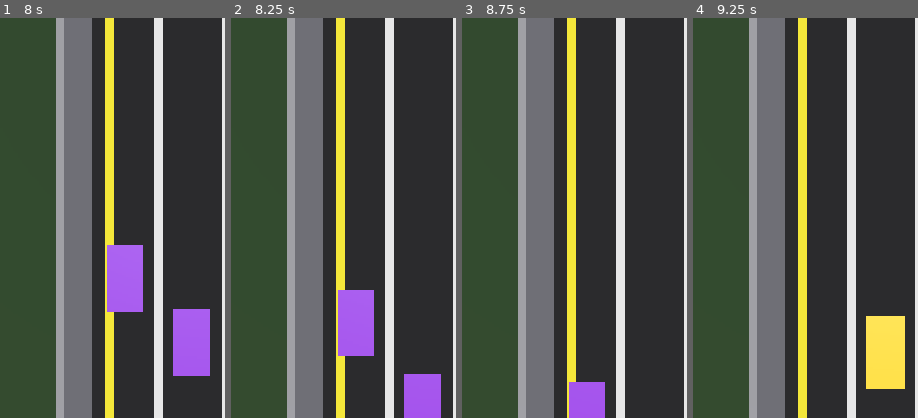
Above: before the commit, frames 1-4 (left to right).
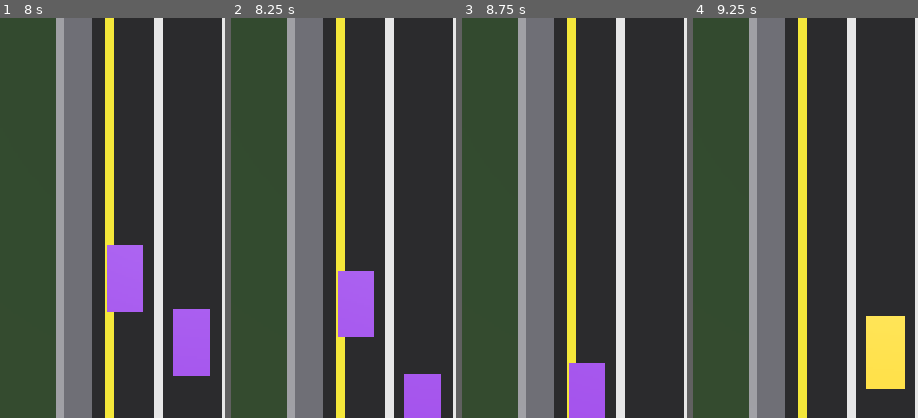
Above: after the commit, the same moments.

Repository: mibazarow/car-game
Game: Godot game, scene res://scenes/Main.tscn
Same seed, same stepped clock (60 frames per second), same inputs: the game is played once before the commit and once after it.
Inputs:
- Up to frame 1 (8 s): click "Играть" at 0.5 s; tap Enter (ui_accept) at 1.25, 1.52, 2.27, 4.52, 5.27, 6.02 s; hold Right (move_right) 1.28-2.03 s; tap P at 1.35, 2.85, 5.1, 6.6 s; hold Left (move_left) 2.03-2.78 s; tap R at 2.1, 4.35, 5.85 s; hold Right (move_right) 2.78-3.5 s; click "Заново" at 3.5 s; hold Right (move_right) 4.28-5.03 s; hold Left (move_left) 5.03-7.25 s; click "Заново" at 7.25 s
- Up to frame 2 (8.25 s): hold Right (move_right) from 8.03 s (still down); tap R at 8.1 s
- Up to frame 3 (8.75 s): keep holding Right (move_right); tap Enter (ui_accept) at 8.27 s
- Up to frame 4 (9.25 s): keep holding Right (move_right); tap P at 8.85 s; tap Enter (ui_accept) at 9.02 s
The pictures show only the part of the screen within x 0-50%, y 50-100%; the shares and areas given below are measured in that part.

Frame 1 is identical in both runs. In frame 2, 1.5% of the frame differs, in the area x 47-64%, y 63-85%; in frame 3, 0.8%; in frame 4, nothing differs.

Commit message:
Traffic: no adjacent-lane cars in the danger zone — kills checkmate even at edges

Diff:
--- a/scripts/traffic/traffic_car.gd
+++ b/scripts/traffic/traffic_car.gd
@@ -89,8 +89,13 @@
 
 	var next_z: float = position.z + speed_z * delta
 	# Anti-checkmate: a car about to enter the player's danger zone holds just
-	# above it if the zone is already full, so 3 cars can never align at once.
-	if position.z < DANGER_Z_MIN and next_z >= DANGER_Z_MIN and _count_in_danger_zone() >= MAX_IN_ZONE:
+	# above it if the zone is full OR the car would sit next to (adjacent lane)
+	# another car already in the zone. This guarantees no 2 cars in adjacent
+	# lanes can ever align at the player's row, so the player always has a free
+	# lane to dodge into — no "checkmate" even at the edge lanes.
+	var will_overfill: bool = _count_in_danger_zone() >= MAX_IN_ZONE
+	var will_pair: bool = _adjacent_occupied()
+	if position.z < DANGER_Z_MIN and next_z >= DANGER_Z_MIN and (will_overfill or will_pair):
 		position.z = DANGER_Z_MIN - 0.01
 	else:
 		position.z = next_z
@@ -111,3 +116,16 @@
 		if c.position.z >= DANGER_Z_MIN and c.position.z <= DANGER_Z_MAX:
 			count += 1
 	return count
+
+## True if any active car already in the danger zone is in an adjacent lane to
+## this car's lane (prevents two side-by-side cars reaching the player at once).
+func _adjacent_occupied() -> bool:
+	for node in get_tree().get_nodes_in_group("traffic"):
+		var c := node as TrafficCar
+		if c == null or not c.active or c == self:
+			continue
+		if c.position.z < DANGER_Z_MIN or c.position.z > DANGER_Z_MAX:
+			continue
+		if absi(c.lane - lane) == 1:
+			return true
+	return false
Not shown, changed: process.md
